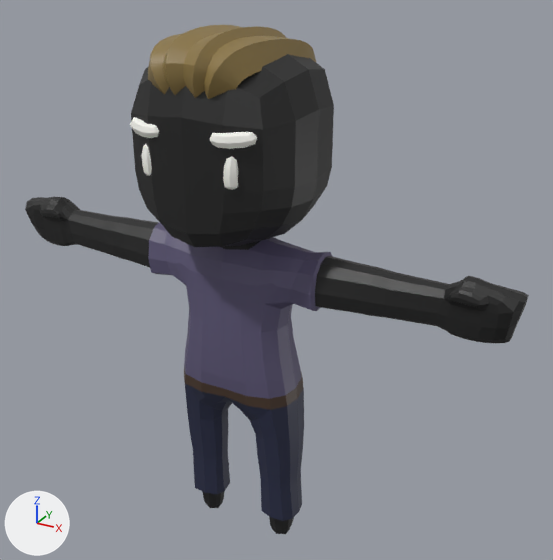
A saved change to the glTF model public/assets/characters/char_q_casual2_male.glb.
Rendered twice from a camera (50 mm lens) standing at (2.17, -3.5, 3.57) and looking at (0.15, 0.18, 1.73). The lights are fixed; the arrows at lower left show +X, +Y and +Z. The older version comes first.

The older version as bpy lines, for what is in view:
```python
mat_skin = principled_material('Skin')
mat_skin.base_color = (0.0134, 0.0134, 0.0134)  # black #1f1f1f
me_cube_004 = bpy.data.meshes.new('Cube.004')
me_cube_004.from_pydata(...)  # 1632 vertices, 3216 faces; spans x -1.62..1.62, y -0.5..0.55, z -0.02..3.19
# faces by material slot: [1180, 410, 338, 32, 320, 936]
me_cube_004.materials.append(mat_skin)  # black #1f1f1f
me_cube_004.materials.append(mat_shirt)  # dark blue #5e5777
me_cube_004.materials.append(mat_pants)  # dark blue #2a2e49
me_cube_004.materials.append(mat_belt)  # brown #493629
me_cube_004.materials.append(mat_face)  # white #fffff8
me_cube_004.materials.append(mat_hair)  # yellow #8b7643
ob_body = bpy.data.objects.new('Body', me_cube_004)
ob_body.location = (0.0, 0.0, 0.0)
```
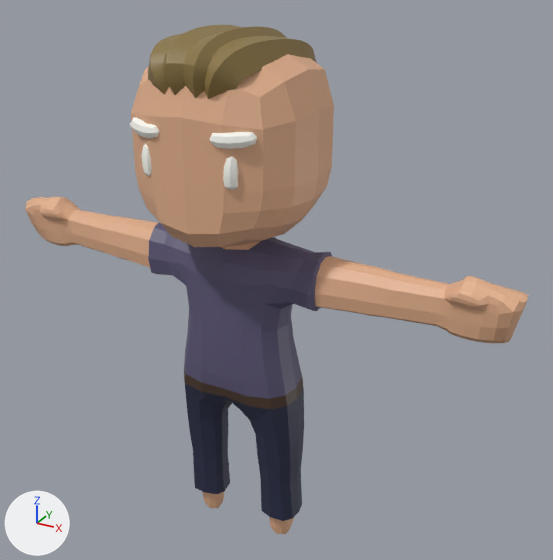
What differs and where, as boxes [x1, y1, x2, y2] in the pictures (553 x 560 px):
'Body', recoloured (black to brown)
    both: [25, 51, 529, 534]

Edits to the bpy script that builds the scene:
```text
Change mat_skin:
    mat_skin.base_color: (0.0134, 0.0134, 0.0134) -> (0.768, 0.434, 0.263)  # black #1f1f1f -> beige #e3b08c
```
